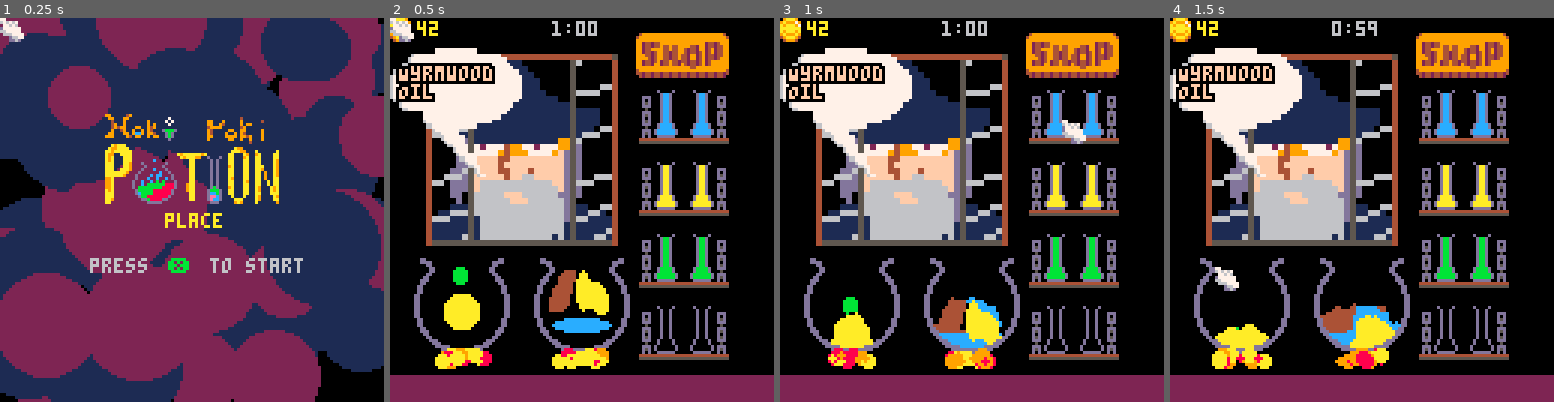
Above: before the commit, frames 1-4 (left to right).
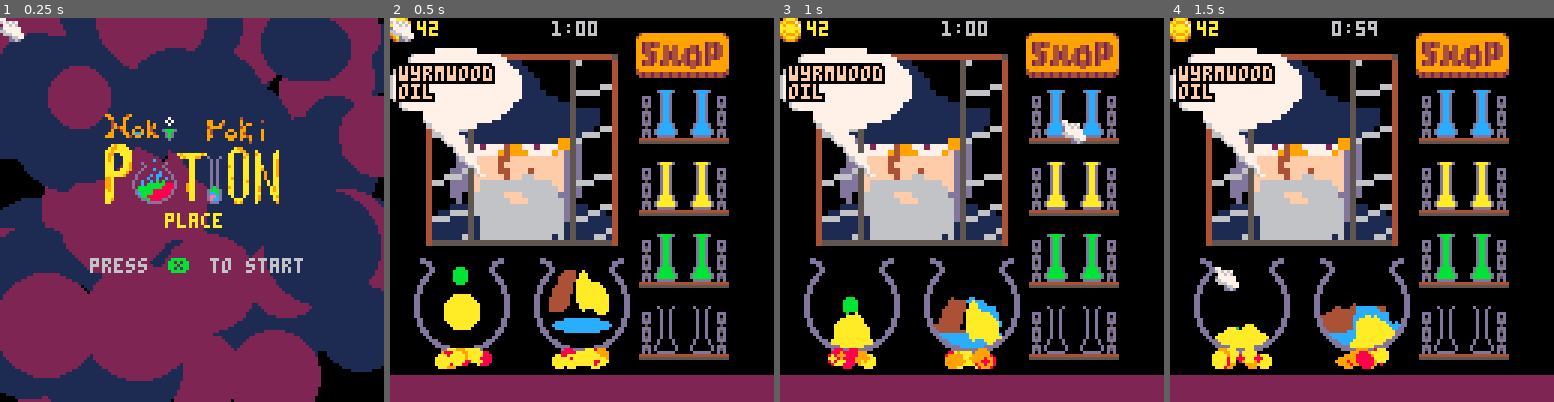
Above: after the commit, the same moments.

Repository: andbalch/cs4730_team_game
Game: PICO-8 cartridge potion.p8
Two runs of this game, one before a commit and one after it. Both use one fixed random seed, a clock stepped at 60 frames per second and the inputs below.
Inputs (mouse positions are in pixels of both pictures, inside the frame that each line leads up to):
- Up to frame 1 (0.25 s): no input
- Up to frame 2 (0.5 s): tap X (X key) at 0.33 s
- Up to frame 3 (1 s): click (1060, 121) at 0.67 s
- Up to frame 4 (1.5 s): tap X (X key) at 1.07 s; click (1216, 267) at 1.22 s

Frame 1 is identical in both runs. In frame 2, 0.2% of the frame differs, in the area x 1-83%, y 11-58%; in frame 3, 0.2%; in frame 4, 0.2%.

Commit message:
Adds vial filling and shop back button

Diff:
--- a/game.lua
+++ b/game.lua
@@ -23,23 +23,23 @@
 potions = {
 	-- Roughly ordered by difficulty
 	-- 1st order potion: Req. only primary ingredients (water and fairy dust)
-	{c=15, n="Wyrmwood\nOil"},		-- <- water (12) + fairy dust (14)
+	{c=15, n="wyrmwood\noil"},		-- <- water (12) + fairy dust (14)
 
 	-- 2nd order potion: Req. primary ingredients and 1st order potion
-	{c=7, n="Caustic\nDreams"},		-- <- water (12) + wyrmwood oil (15)
-	{c=4, n="Fortified\nRunes"},		-- <- fairy dust (14) + wyrmwood oil (15)
+	{c=7, n="caustic\ndreams"},		-- <- water (12) + wyrmwood oil (15)
+	{c=4, n="fortified\nrunes"},		-- <- fairy dust (14) + wyrmwood oil (15)
 
 	-- 3rd order potion: Req. primary ingredients and 2nd order potion
-	{c=5, n="Gaseous\nMateria"},		-- <- water (12) + fortified runes (4)
-	{c=8, n="Dragon's\nBlood"},		-- <- fairy dust (14) + caustic dreams (7)
-	{c=2, n="Spesi\nCola"},			-- <- water (12) + caustic dreams (7)
+	{c=5, n="gaseous\nmateria"},		-- <- water (12) + fortified runes (4)
+	{c=8, n="dragon's\nBlood"},		-- <- fairy dust (14) + caustic dreams (7)
+	{c=2, n="spesi\nCola"},			-- <- water (12) + caustic dreams (7)
 
 	-- 4th order potion: No primary ingredients
-	{c=3, n="Sweat of\nNewt"},		-- <- wyrmwood oil (15) + gaseous materia (5)
-	{c=6, n="Dew of\nMiasma"},		-- <- caustic dreams (7) + gaseous materia (5)
-	{c=9, n="Fenwick\nTree"},		-- <- fortified runes (4) + spesi cola (2)
-	{c=1, n="Holy\nTears"},			-- <- fortified runes (4) + sweat of newt (3)
-	{c=10, n="Liquid\nAlgorithms"},	-- <- fenwick tree (9) + holy tears (1)
+	{c=3, n="sweat of\nnewt"},		-- <- wyrmwood oil (15) + gaseous materia (5)
+	{c=6, n="dew of\nmiasma"},		-- <- caustic dreams (7) + gaseous materia (5)
+	{c=9, n="fenwick\ntree"},		-- <- fortified runes (4) + spesi cola (2)
+	{c=1, n="holy\ntears"},			-- <- fortified runes (4) + sweat of newt (3)
+	{c=10, n="liquid\nalgorithms"},	-- <- fenwick tree (9) + holy tears (1)
 }
 
 names={
@@ -149,7 +149,7 @@
 	-- Draw error.
 	if error_timer>=0 then
 		rectfill(0,119,128,128,8)
-		print(error_str,2,121,7)
+		print(error_str,2,121,15)
 	end
 	-- Draw mouse.
 	ms=1
--- a/potion.p8
+++ b/potion.p8
@@ -7,14 +7,14 @@
 #include title.lua
 #include game.lua
 __gfx__
-0000000077000000000000000000000009aaa9000100001001000010000000000000011000000000000000000000000000000110000000000000000000000000
-000000006767670077676700000000009a9997900010010000100100000000000000011100000000000000000000000000000111000000000000000000000000
-00000000077676006776760000000000a9aaa9700010010000100100000000000000011110000000000000000000000000000111100000000000000000000000
-00000000d7777770d777777000000000aaaaaaa00010010000100100000000000000111111000000000000000000000000001111110000000000000000000000
-00000000667777706677777000000000a9aaa9a00010010000100100000000000000111111100000000000000000000000001111111000000000000000000000
-000000000666777706667777000000009a999a900010010000100100000000000001111111100000000000000000000000011111111000000000000000000000
-00000000000d6677000d66770000000049aaa9400010010000100100000000000011111111110000000000000000000000111111111100000000000000000000
-00000000000dd6d0000dd6d000000000049994000010010000100100000000001111111111111100000000000000000011111111111111000000000000000000
+000000007700000000000000d000000d09aaa9000100001001000010000000000000011000000000000000000000000000000110000000000000000000000000
+0000000067676700776767000d0000d09a9997900010010000100100000000000000011100000000000000000000000000000111000000000000000000000000
+000000000776760067767600d000000da9aaa9700010010000100100000000000000011110000000000000000000000000000111100000000000000000000000
+00000000d7777770d7777770d000000daaaaaaa00010010000100100000000000000111111000000000000000000000000001111110000000000000000000000
+000000006677777066777770dccccccda9aaa9a00010010000100100000000000000111111100000000000000000000000001111111000000000000000000000
+000000000666777706667777dccccccd9a999a900010010000100100000000000001111111100000000000000000000000011111111000000000000000000000
+00000000000d6677000d66770dccccd049aaa9400010010000100100000000000011111111110000000000000000000000111111111100000000000000000000
+00000000000dd6d0000dd6d000dddd00049994000010010000100100000000001111111111111100000000000000000011111111111111000000000000000000
 00000000044444444444444044444444444444540010010000100100000001111111111111111111100000000000011111111111111111111000000000000000
 00000000445555555555554455555555444444540010010000100100000111111111111111111111111110000001111111111111111111111111100000000000
 00000000454544444444545444444444444444540010010000100100001111111111111111111111111110000011111111111111111111111111100000000000
@@ -39,7 +39,7 @@
 00000000000000000000000000088000000880000880088000000000111111111666666666666661111111111111111116666666666666611111111100000000
 00000000000000000000099900000000000000008880888000000000111111111666666666666161111111111111111116666666666661611111111100000000
 00000000000000000000999000088000000880008800880000000000111111111660066000666111111111111111111116600660006661111111111100000000
-00dd000000000000000000000000dd0000dd000000000000000000000000dd000d0000d00d0000d00d0000d00d0000d00d0000d00d0000d00d0000d00d0000d0
+00dd000000000000000000000000dd0000dd000000000000000000000000dd000dccccd00dccccd00daaaad00daaaad00dbbbbd00dbbbbd00d0000d00d0000d0
 00dddd00000000000000000000dddd0000dddd00000000000000000000dddd0000dccd0000dccd0000daad0000daad0000dbbd0000dbbd0000d00d0000d00d00
 0000dd00000000bbb000000000dd00000000dd00000000000000000000dd000000dccd0000dccd0000daad0000daad0000dbbd0000dbbd0000d00d0000d00d00
 00000dd000000bbbbb0000000dd0000000000dd000444400a00000000dd0000000dccd0000dccd0000daad0000daad0000dbbd0000dbbd0000d00d0000d00d00
--- a/shop.lua
+++ b/shop.lua
@@ -16,19 +16,24 @@
     10,
 }
 
+-- Buttons.
 buttons={}
 local c=0
 for i=1,15 do
     if i~=13 then
-        b={x=1,y=10+c*12,w=61,h=8,c=i,hov=false}
+        b={x=1,y=11+c*12,w=61,h=8,c=i,hov=false}
         if c>6 then -- Second column.
             b.x=65
-            b.y=10+(c-7)*12
+            b.y=11+(c-7)*12
         end
         add(buttons, b)
         c=c+1
     end
 end
+
+-- Back button.
+back_box={x=119,y=1,w=8,h=8}
+back_hov=false
 
 function shop_update()
     for b in all(buttons) do
@@ -36,6 +41,11 @@
         if b.hov and mp then
             buy_vial(b.c)
         end
+    end
+
+    back_hov=coll(back_box,mx,my)
+    if back_hov and mp then
+         mode="brew"
     end
 end
 
@@ -45,6 +55,7 @@
 	spr(4,0,0)
 	oprint(gold,9,1,10)
 
+    -- Draw buttons.
     for b in all(buttons) do
         local r,d=b.x+b.w,b.y+b.h
         rectfill(b.x,b.y,r,d,4)
@@ -59,6 +70,12 @@
         rectfill(b.x+2,b.y+2,b.x+6,b.y+6,b.c)
         oprint("$"..prices[b.c],r-12,b.y+2,10)
     end
+
+    -- Draw back button.
+    spr(3,back_box.x,back_box.y)
+    if back_hov then
+        rect(back_box.x-1,back_box.y-1,back_box.x+back_box.w,back_box.y+back_box.h,7)
+    end
 end
 
 -- Procedures.
@@ -66,7 +83,35 @@
 function buy_vial(c)
     local p=prices[c]
     if gold>=p then
-        gold=gold-prices[c]
+        for i=0,7 do
+            v=vials[i]
+            local empty=true
+            for y=0,v.h-1 do
+                for x=0,v.w-1 do
+                    local vc=v:g(x,y)
+                    if vc~=0 and vc~=13 then empty=false end
+                end
+            end
+
+            -- If the vial is empty, fill it in.
+            if empty then
+                for y=0,v.h-1 do
+                    local wc=0 -- Wall count.
+                    for x=0,v.w-1 do
+                        local vc=v:g(x,y)
+                        if vc==13 then
+                            wc=wc+1
+                        elseif wc==1 then
+                            v:s(x,y,c) -- Fill in cell.
+                        end
+                    end
+                end
+
+                gold=gold-prices[c]
+                return
+            end
+        end
+        error("no space!")
     else
         error("too poor!")
     end
